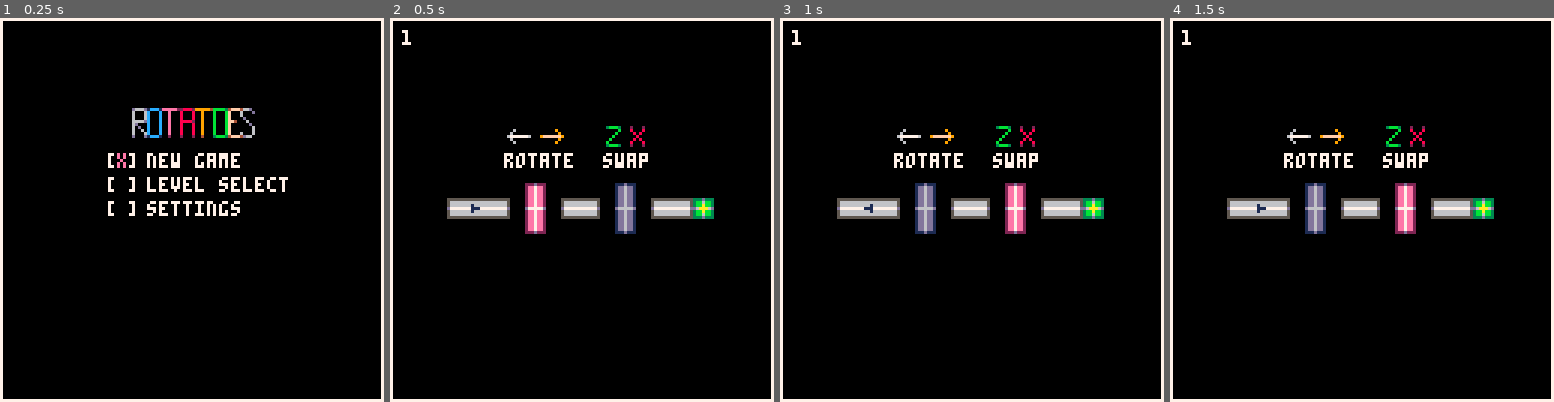
Above: before the commit, frames 1-4 (left to right).
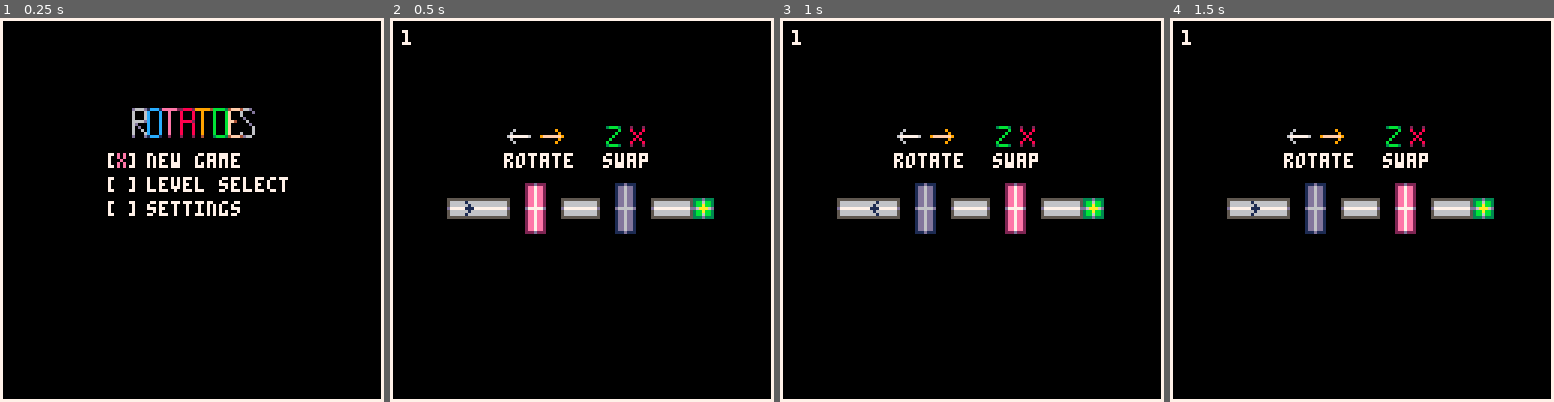
Above: after the commit, the same moments.

Repository: kreludan/rotatoes
Game: PICO-8 cartridge rotatoes.p8
Two runs of this game, one before a commit and one after it. Both use one fixed random seed, a clock stepped at 60 frames per second and the inputs below.
Inputs:
- Up to frame 1 (0.25 s): no input
- Up to frame 2 (0.5 s): tap X (X key) at 0.33 s
- Up to frame 3 (1 s): tap X (X key) at 0.7 s
- Up to frame 4 (1.5 s): tap O (Z key) at 1.07 s; tap X (X key) at 1.43 s

Frame 1 is identical in both runs. In frame 2, less than 0.1% of the frame differs, in the area x 19-24%, y 47-52%; in frame 3, less than 0.1%; in frame 4, less than 0.1%.

Commit message:
Character/enemy drawing change

Diff:
--- a/rotatoes.p8
+++ b/rotatoes.p8
@@ -1180,13 +1180,13 @@
 
 function create_player()
   player_points = create_player_points()
-  player_tile = create_tile(player_points, 0, 1, 0, 9, 0, 9, nil)
+  player_tile = create_tile(player_points, 2, 2, 0, 8, 0, 8, nil)
   return cast_tile_to_char(player_tile, "player", 1)
 end
 
 function create_enemy_basic()
   basic_enemy_points = create_player_points()
-  basic_enemy_tile = create_tile(basic_enemy_points, 0, 1, 0, 1, 0, 1, nil)
+  basic_enemy_tile = create_tile(basic_enemy_points, 2, 2, 0, 3, 0, 3, nil)
   return cast_tile_to_char(basic_enemy_tile, "enemy_basic", 1)
 end
 
@@ -1202,24 +1202,15 @@
   return cast_tile_to_char(death_tile, "deathtile", 0)
 end
 
-
 function create_player_points()
-  player_points = {}
-  for y = 0, 2 do
-    if y == 1 then
-      for x = 0, 2 do
-        add(
-          player_points,
-          create_point(x, y, 1)
-        )
-      end
-    else
-      add(
-        player_points,
-        create_point(0, y, 1)
-      )
-    end
-  end
+  player_points={}
+  add(player_points, create_point(0,0,1))
+  add(player_points, create_point(1,1,1))
+  add(player_points, create_point(0,2,1))
+  add(player_points, create_point(1,2,1))
+  add(player_points, create_point(2,2,1))
+  add(player_points, create_point(1,3,1))
+  add(player_points, create_point(0,4,1))
   return player_points
 end
 -->8
@@ -1449,18 +1440,18 @@
 end
 __gfx__
 00000000111d1110000000000111d11111111111d111111d11111111111d11111111111d1111111100000111d111000005555555055555550566766505555555
-800000001dd6dd100000000001dd6dd11ddddddd6dd11dd6ddddddd11dd6dd11ddddddd6ddddddd1000001dd6dd1000005666666066666660566766506666665
-888000001dd6dd100000000001dd6dd11ddddddd6dd11dd6ddddddd11dd6dd11ddddddd6ddddddd1000001dd6dd1000005666666066666660566766506666665
+000000001dd6dd100000000001dd6dd11ddddddd6dd11dd6ddddddd11dd6dd11ddddddd6ddddddd1000001dd6dd1000005666666066666660566766506666665
+000000001dd6dd100000000001dd6dd11ddddddd6dd11dd6ddddddd11dd6dd11ddddddd6ddddddd1000001dd6dd1000005666666066666660566766506666665
 800000001dd6dd100000000001dd6dd1d6666666666dd6666666666d1dd6dd1d666666666666666d000001dd6dd100000d77777707777777056676650777777d
-000000001dd6dd100000000001dd6dd11ddddddd6dd11dd6ddddddd11dd6dd11ddddddd6ddddddd1000001dd6dd1000005666666066666660566766506666665
-000000001dd6dd111111111111dd6dd11ddddddd6dd11dd6ddddddd11dd6dd11ddddddd6ddddddd1111111dd6dd1111115666666066666660566766506666665
-000000001dd6ddddddd11ddddddd6dd1111111dd6dd11dd6dd1111111dd6dd111111111d111111111ddddddd6ddddddd15555555055555550566766505555555
-000000001dd6ddddddd11ddddddd6dd1000001dd6dd11dd6dd1000001dd6dd1000000000000000001ddddddd6ddddddd10000000000000000000000000000000
-00000000d6666666666dd6666666666d000001dd6dd11dd6dd100000d66666d00000000000000000d666666666666666d5555555056676650566766505555555
-100000001dd6ddddddd11ddddddd6dd1000001dd6dd11dd6dd1000001dd6dd1000000000000000001ddddddd6ddddddd15666666056676660666766506666665
+080000001dd6dd100000000001dd6dd11ddddddd6dd11dd6ddddddd11dd6dd11ddddddd6ddddddd1000001dd6dd1000005666666066666660566766506666665
+888000001dd6dd111111111111dd6dd11ddddddd6dd11dd6ddddddd11dd6dd11ddddddd6ddddddd1111111dd6dd1111115666666066666660566766506666665
+080000001dd6ddddddd11ddddddd6dd1111111dd6dd11dd6dd1111111dd6dd111111111d111111111ddddddd6ddddddd15555555055555550566766505555555
+800000001dd6ddddddd11ddddddd6dd1000001dd6dd11dd6dd1000001dd6dd1000000000000000001ddddddd6ddddddd10000000000000000000000000000000
+10000000d6666666666dd6666666666d000001dd6dd11dd6dd100000d66666d00000000000000000d666666666666666d5555555056676650566766505555555
+010000001dd6ddddddd11ddddddd6dd1000001dd6dd11dd6dd1000001dd6dd1000000000000000001ddddddd6ddddddd15666666056676660666766506666665
 111000001dd6ddddddd11ddddddd6dd1000001dd6dd11dd6dd1000001dd6dd1000000000000000001ddddddd6ddddddd15666666056676660666766506666665
-10000000111d1111111111111111d11100000111d111111d111000001dd6dd100000000000000000111111dd6dd1111115667777056677770777766507777665
-000000000000000000000000000000000000000000000000000000001dd6dd100000000000000000000001dd6dd1000005667666056666660666666506667665
+01000000111d1111111111111111d11100000111d111111d111000001dd6dd100000000000000000111111dd6dd1111115667777056677770777766507777665
+100000000000000000000000000000000000000000000000000000001dd6dd100000000000000000000001dd6dd1000005667666056666660666666506667665
 000000000000000000000000000000000000000000000000000000001dd6dd100000000000000000000001dd6dd1000005667666056666660666666506667665
 000000000000000000000000000000000000000000000000000000001dd6dd100000000000000000000001dd6dd1000005667665055555550555555505667665
 000000000000000000000000000000000000000000000000000000001dd6dd100000000000000000000001dd6dd1000000000000000000000000000000000000
--- a/src/4.characters.lua
+++ b/src/4.characters.lua
@@ -283,13 +283,13 @@
 
 function create_player()
   player_points = create_player_points()
-  player_tile = create_tile(player_points, 0, 1, 0, 9, 0, 9, nil)
+  player_tile = create_tile(player_points, 2, 2, 0, 8, 0, 8, nil)
   return cast_tile_to_char(player_tile, "player", 1)
 end
 
 function create_enemy_basic()
   basic_enemy_points = create_player_points()
-  basic_enemy_tile = create_tile(basic_enemy_points, 0, 1, 0, 1, 0, 1, nil)
+  basic_enemy_tile = create_tile(basic_enemy_points, 2, 2, 0, 3, 0, 3, nil)
   return cast_tile_to_char(basic_enemy_tile, "enemy_basic", 1)
 end
 
@@ -305,23 +305,14 @@
   return cast_tile_to_char(death_tile, "deathtile", 0)
 end
 
-
 function create_player_points()
-  player_points = {}
-  for y = 0, 2 do
-    if y == 1 then
-      for x = 0, 2 do
-        add(
-          player_points,
-          create_point(x, y, 1)
-        )
-      end
-    else
-      add(
-        player_points,
-        create_point(0, y, 1)
-      )
-    end
-  end
+  player_points={}
+  add(player_points, create_point(0,0,1))
+  add(player_points, create_point(1,1,1))
+  add(player_points, create_point(0,2,1))
+  add(player_points, create_point(1,2,1))
+  add(player_points, create_point(2,2,1))
+  add(player_points, create_point(1,3,1))
+  add(player_points, create_point(0,4,1))
   return player_points
 end
